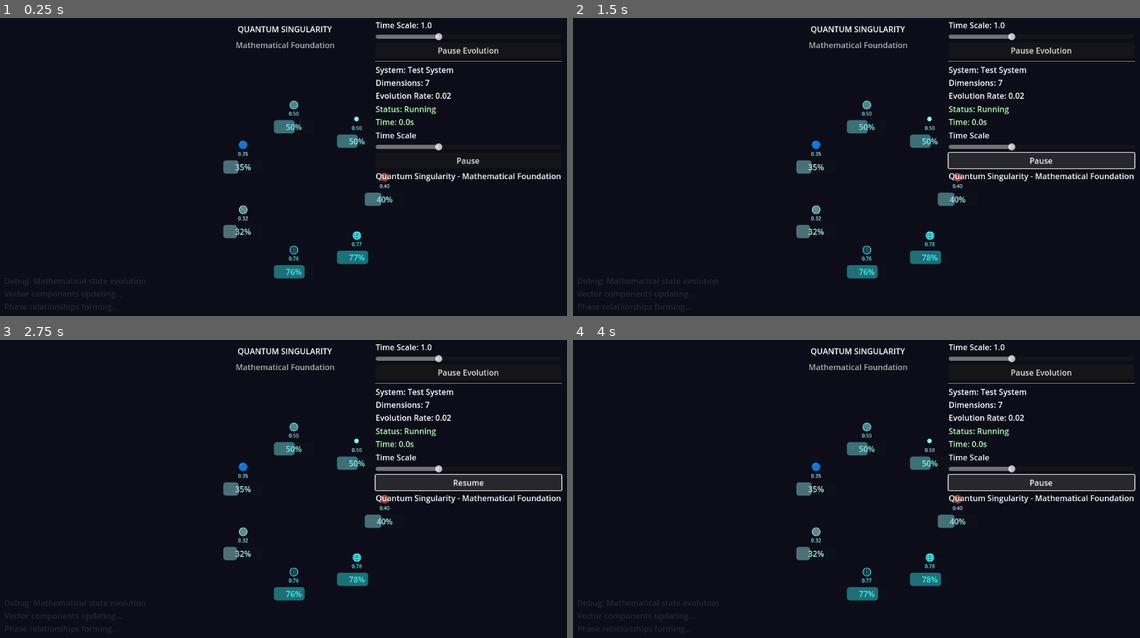
Above: before the commit, frames 1-4 (two rows, left to right).
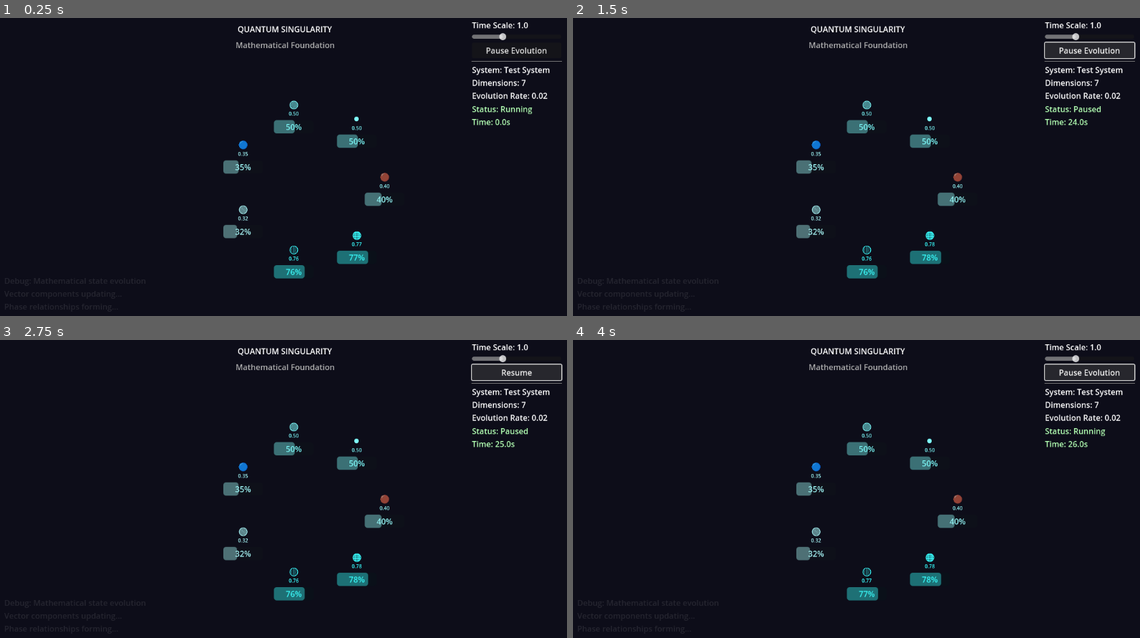
Above: after the commit, the same moments.

Repository: dudecon/song_of_the_shattered_isle
Game: Godot game, scene res://testzone.tscn
Same seed, same stepped clock (60 frames per second), same inputs: the game is played once before the commit and once after it. Before the commit the project has no main scene; this scene is started directly in both runs.
Inputs:
- Up to frame 1 (0.25 s): no input
- Up to frame 2 (1.5 s): click "Pause Evolution" at 0.5 s; click "Resume" at 1.25 s
- Up to frame 3 (2.75 s): click "Pause" (after the commit: "Pause Evolution") at 2 s
- Up to frame 4 (4 s): click "Resume" at 2.75 s

The runs differ from the first frame. In frame 1, 2.7% of the frame differs, in the area x 66-99%, y 1-55%; in frame 2, 4.8%; in frame 3, 4.7%; in frame 4, 4.8%, in the area x 66-100%, y 1-55%.

Commit message:
cleaned up UI; working pause

Diff:
--- a/project.godot
+++ b/project.godot
@@ -11,5 +11,6 @@
 [application]
 
 config/name="Song of the Shattered Isle"
+run/main_scene="uid://c4gqka177awmn"
 config/features=PackedStringArray("4.4", "Forward Plus")
 config/icon="res://icon.svg"
--- a/scripts/Main.gd
+++ b/scripts/Main.gd
@@ -4,48 +4,39 @@
 
 @onready var conductor: QuantumConductor = $QuantumConductor
 @onready var visualization: QuantumVisualization = $QuantumVisualization
-@onready var controls: VBoxContainer = $UI/Controls
-
-var time_scale_slider: HSlider
-var pause_button: Button
-var info_label: Label
+@onready var time_slider: HSlider = $UI/Controls/TimeSlider
+@onready var pause_button: Button = $UI/Controls/PauseButton
+@onready var status_label: Label = $UI/Controls/StatusLabel
 
 func _ready():
-	_setup_ui()
-	visualization.conductor = conductor
+    visualization.conductor = conductor
 
-func _setup_ui():
-	# Time scale control
-	var time_label = Label.new()
-	time_label.text = "Time Scale"
-	controls.add_child(time_label)
+    # Connect the working UI elements
+    time_slider.value_changed.connect(_on_time_scale_changed)
+    pause_button.pressed.connect(_on_pause_pressed)
 
-	time_scale_slider = HSlider.new()
-	time_scale_slider.min_value = 0.0
-	time_scale_slider.max_value = 3.0
-	time_scale_slider.value = 1.0
-	time_scale_slider.step = 0.1
-	time_scale_slider.value_changed.connect(_on_time_scale_changed)
-	controls.add_child(time_scale_slider)
-
-	# Pause/Resume button
-	pause_button = Button.new()
-	pause_button.text = "Pause"
-	pause_button.pressed.connect(_on_pause_pressed)
-	controls.add_child(pause_button)
-
-	# Info display
-	info_label = Label.new()
-	info_label.text = "Quantum Singularity - Mathematical Foundation"
-	controls.add_child(info_label)
+    # Update status periodically
+    var timer = Timer.new()
+    timer.wait_time = 0.5
+    timer.timeout.connect(_update_status)
+    timer.autostart = true
+    add_child(timer)
 
 func _on_time_scale_changed(value: float):
-	conductor.set_time_scale(value)
+    conductor.set_time_scale(value)
+    $UI/Controls/TimeLabel.text = "Time Scale: %.1f" % value
 
 func _on_pause_pressed():
-	if conductor.auto_evolution:
-		conductor.pause_evolution()
-		pause_button.text = "Resume"
-	else:
-		conductor.resume_evolution()
-		pause_button.text = "Pause"
+    if conductor.auto_evolution:
+        conductor.pause_evolution()
+        pause_button.text = "Resume"
+    else:
+        conductor.resume_evolution()
+        pause_button.text = "Pause Evolution"
+
+func _update_status():
+    var time_text = "Status: %s\nTime: %.1fs" % [
+        "Running" if conductor.auto_evolution else "Paused",
+        Time.get_time_dict_from_system()["second"]
+    ]
+    status_label.text = time_text
--- a/testzone.tscn
+++ b/testzone.tscn
@@ -145,6 +145,3 @@
 Phase relationships forming..."
 vertical_alignment = 1
 autowrap_mode = 2
-
-[connection signal="value_changed" from="UI/Controls/TimeSlider" to="." method="_on_time_scale_changed"]
-[connection signal="pressed" from="UI/Controls/PauseButton" to="." method="_on_pause_pressed"]
